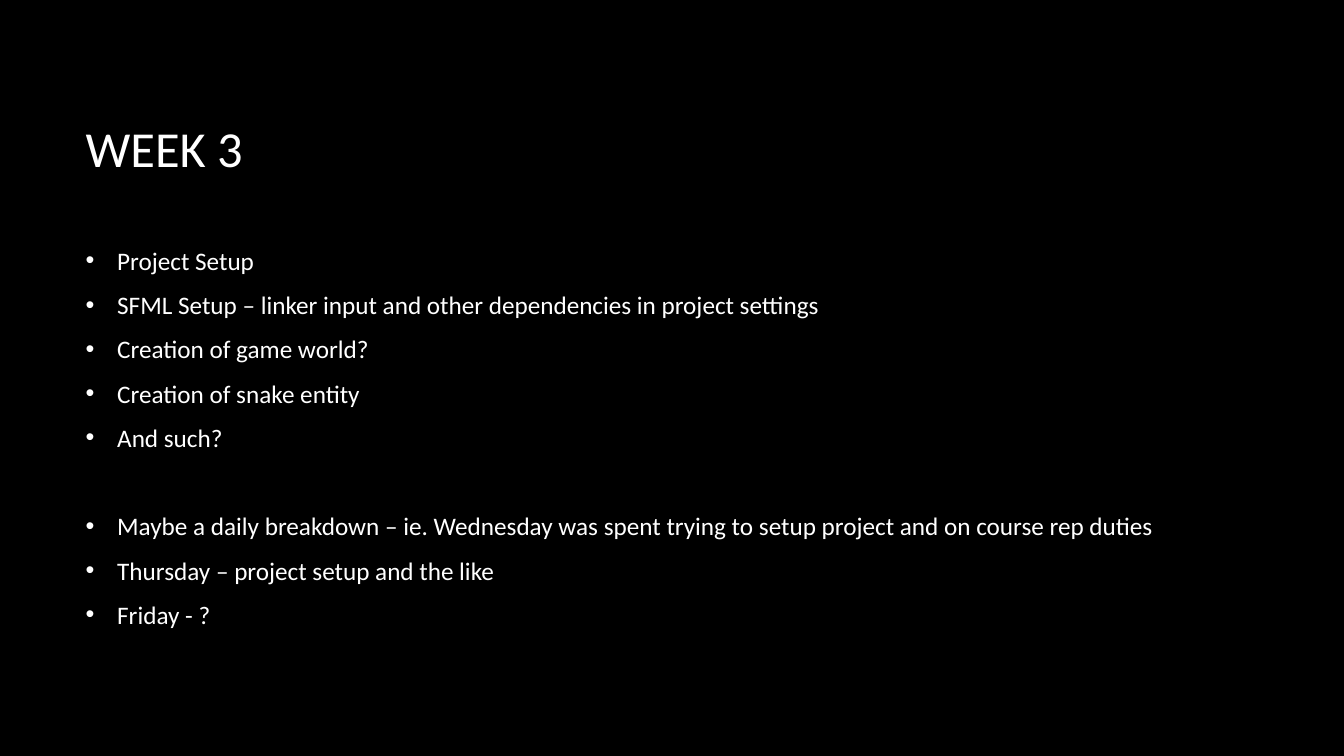
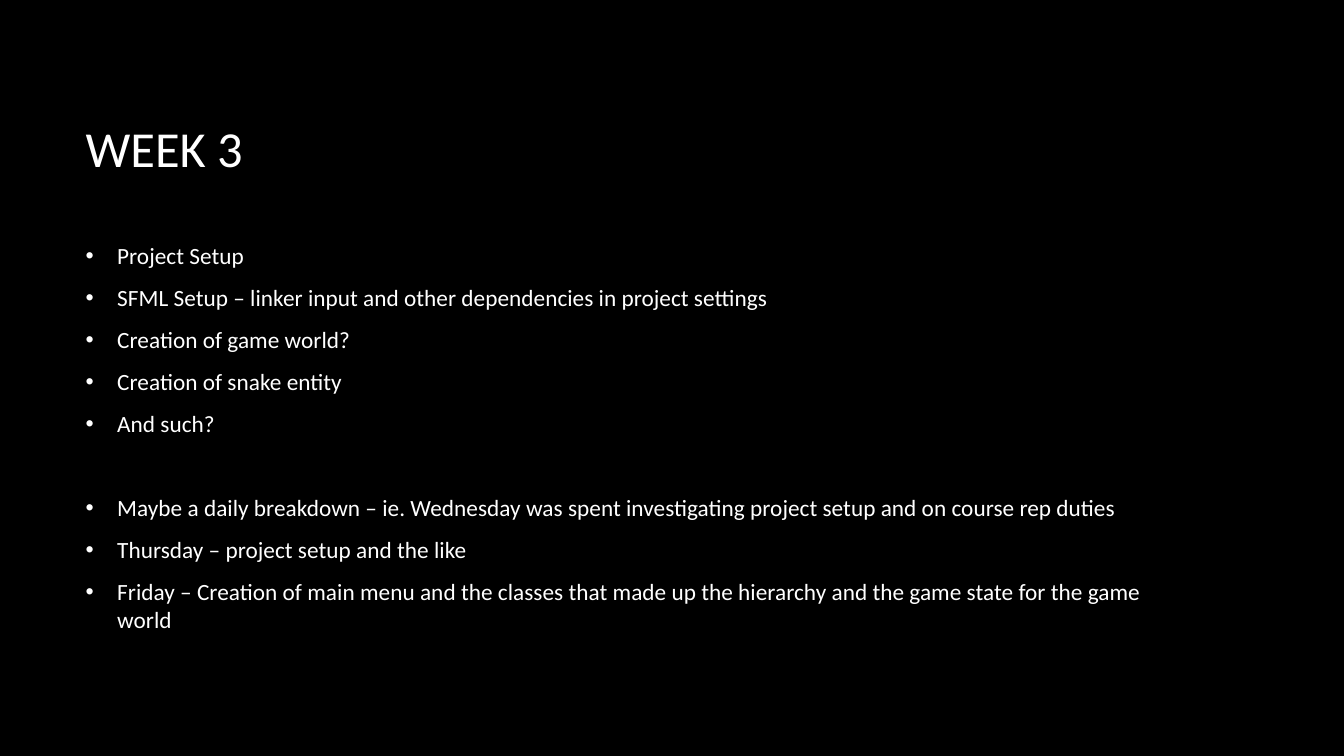
Before and after one commit to LewisGraydon/FinalYearProject2020, a slide deck: slide 3 of DevelopmentDiaryGPP.pptx. Drawn at 1344x756 pixels with LibreOffice and Linux fonts; fonts in the diff are those of the drawing; background and template pictures are left out. Boxes give left, top, right and bottom in pixels: in the first picture for what was removed or moved away, otherwise in the second. Text is boxed around its words. In the diff, an @@ line names an element or a change of style, - is before the commit and + after.

Commit message:
Amended project diary

```diff
--- a/DevelopmentDiaryGPP.pptx
+++ b/DevelopmentDiaryGPP.pptx
@@ text at (x1=117, y1=248, x2=767, y2=562): size 18 to 16.6 pt in "Project Setup", "SFML Setup – linker input and other ...", "Creation of game world?", "Creation of snake entity" and 2 more places @@
@@ text at (x1=117, y1=500, x2=1114, y2=520): text changed; size 18 to 16.6 pt @@
-• Maybe a daily breakdown – ie. Wednesday was spent trying to setup project and on course rep duties
+• Maybe a daily breakdown – ie. Wednesday was spent investigating project setup and on course rep duties
@@ text at (x1=117, y1=584, x2=1140, y2=628): text changed; size 18 to 16.6 pt @@
-• Friday - ?
+• Friday – Creation of main menu and the classes that made up the hierarchy and the game state for the game world
```
